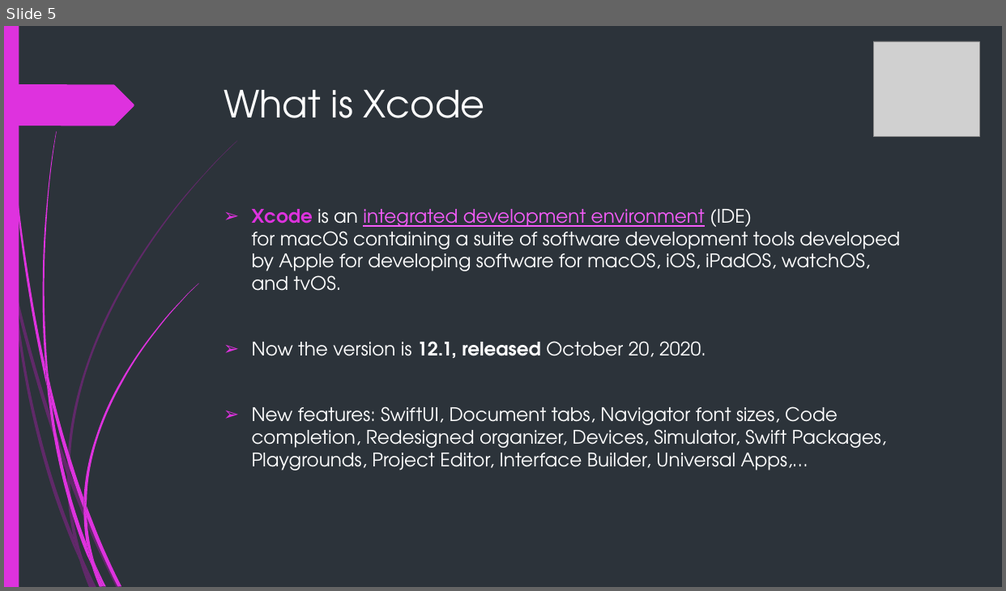
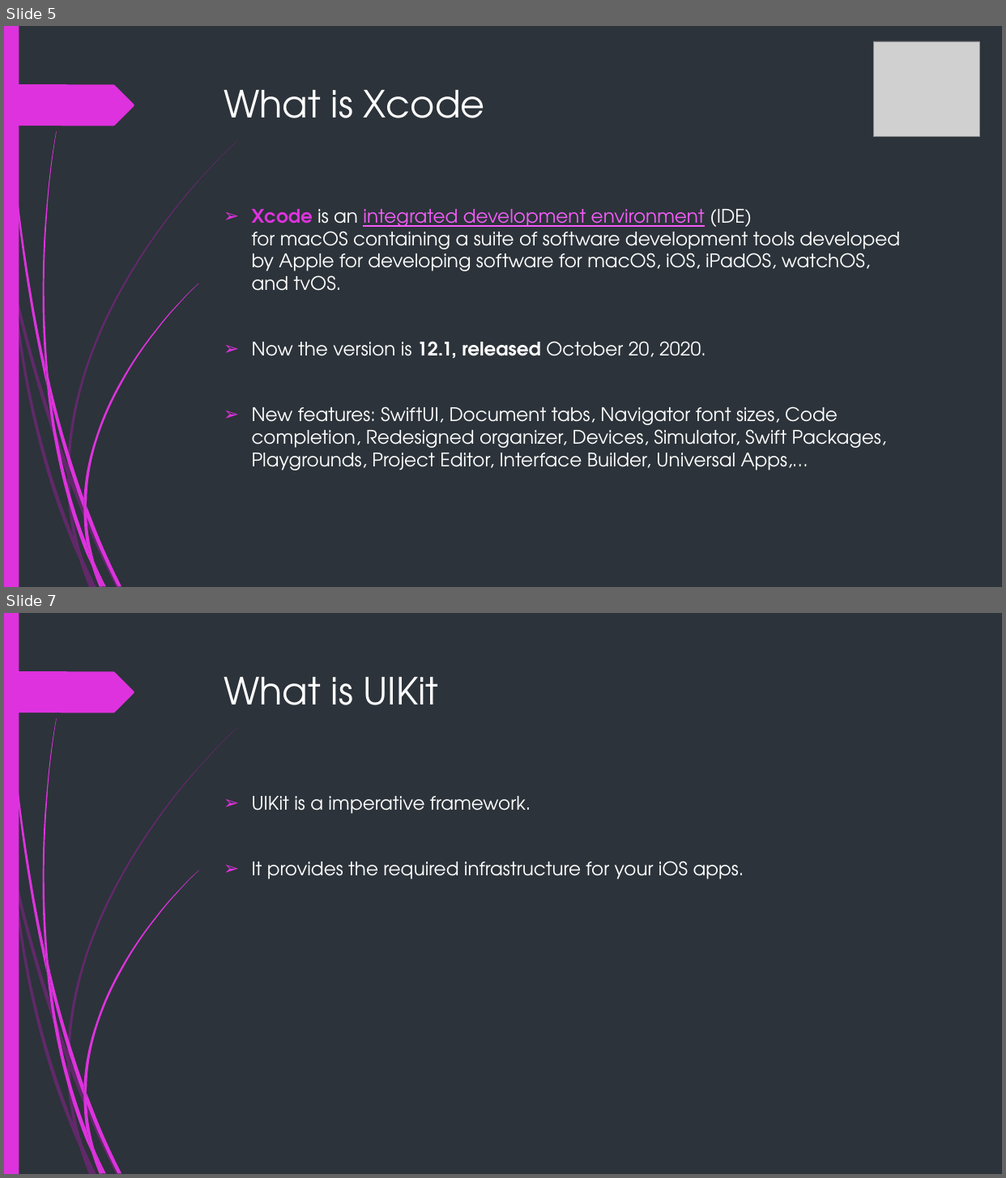
Before and after one commit to duy1998/ios-seminar, a slide deck: ios.pptx. Shown one above the other, each under a label of ours: slide 5 before the commit, slides 5 and 7 after it; the slides between them are not shown. The pictures are 1006x591 and 1006x1178 pixels, drawn with LibreOffice and Linux fonts; fonts in the diff are those of the drawing; grey boxes stand for pictures. Boxes give left, top, right and bottom in pixels: in the first picture for what was removed or moved away, otherwise in the second. Text is boxed around its words. In the diff, an @@ line names an element or a change of style, - is before the commit and + after.

```diff
--- a/ios.pptx
+++ b/ios.pptx
@@ slide 7 added at <box>4,613,1002,1174</box>, background #2C333A; not listed: 24 template elements that a slide beside it also shows @@
@@ title added at <box>224,677,439,705</box>, 36 pt, text #FFFFFF @@
+What is UIKit
@@ text added at <box>252,796,744,879</box>, 18 pt, text #FFFFFF @@
+➢ UIKit is a imperative framework.
+➢ It provides the required infrastructure for your iOS apps.
```
Also in this commit, not shown: 2 slides changed, 2 other slides added.
